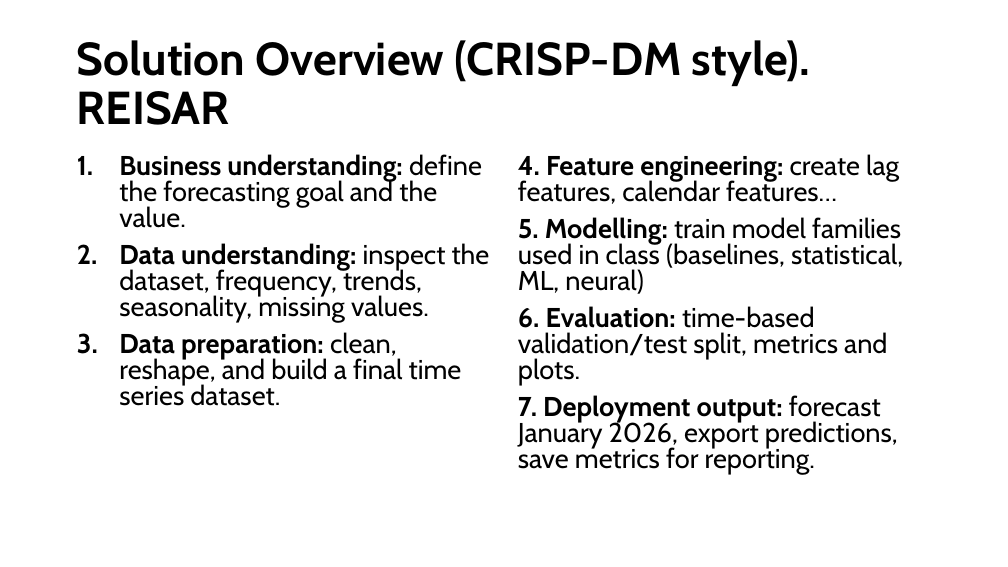
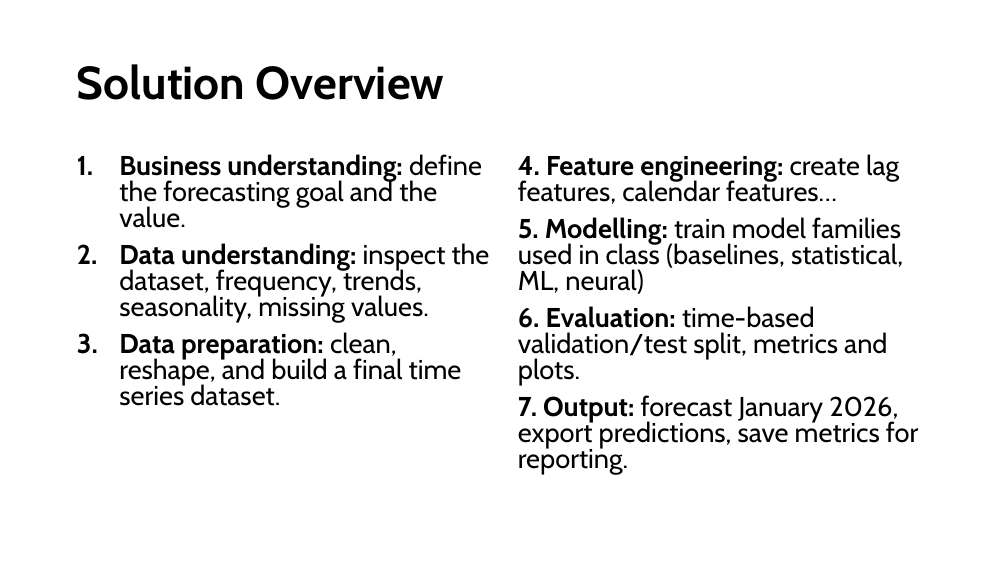
Before and after one commit to mireiamonbu/Spanish-Forecasters-MireiaMontoya-EnriqueRuiz, a slide deck: slide 5 of presentation/CapstonProject.pptx. Drawn at 1008x567 pixels with LibreOffice and Linux fonts; fonts in the diff are those of the drawing. Boxes give left, top, right and bottom in pixels: in the first picture for what was removed or moved away, otherwise in the second. Text is boxed around its words. In the diff, an @@ line names an element or a change of style, - is before the commit and + after.

Commit message:
Adding the provisional solution

```diff
--- a/presentation/CapstonProject.pptx
+++ b/presentation/CapstonProject.pptx
@@ title at (77, 64, 445, 100): text changed @@
-Solution Overview (CRISP-DM style). REISAR
+Solution Overview
@@ text at (518, 395, 918, 474): text changed @@
-7. Deployment output: forecast January 2026, export predictions, save metrics for reporting.
+7. Output: forecast January 2026, export predictions, save metrics for reporting.
```
Also in this commit, not shown: 3 other slides changed, 31 other files.
